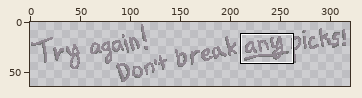
One commit to this pixel-art file: lockdeck/assets/menus/tutorial_text.aseprite. The picture above shows the old version from afar; the outline marks the close-up.
Close-up. Before:
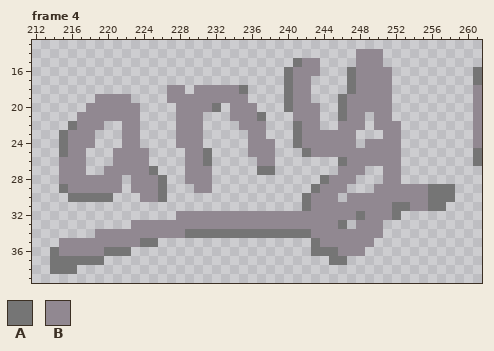
320x64 pixels, 4 frames. Shown: frame 4: x 212..261, y 13..39.
Visible layers, top first: "Layer 2", "Layer 1".
Palette (. is transparent): A #757575  B #918891
Pixels before, frame 4, first column x 214:
14 ..................................BBB...........
15 ...........................ABB....BBB...........
16 ..........................ABBB...ABBBB.........A
17 ..........................ABB....ABBBB.........A
18 .............BB.BBBBBA....ABB....ABBBB.........B
19 .....BBBB....BBBBBBBBB....ABB...ABBBBB.........B
20 ....BBBBBB....BBBBA.BBB...ABBB..ABBBBB.........B
21 ...BBBBBBB....BBB...BBBA...BBB..ABB.BB.........B
22 ..ABBB..BB....BBB....BBB...ABB..BBB.BBB........B
23 .ABBB...BB....BBB.....BB...ABBBBBB...BB........B
24 .ABBB...BB....BBB.....BBB..ABBBBBB.BBBB........B
25 .ABB...BBBB....BBA....BBB...ABBBBBBBBBB........A
26 .BBB...BBBB....BBA.....BB.......ABBBBBB........A
27 .BBB..BBBBBA...BBB.....AA.......BBB..BB.........
28 .BBBBBBB.BBBA..BBB............ABBB...BB.........
29 .ABBBBBB.BBBA...BB...........ABBB...BBBBBBAAA...
30 ..AAAAA...BBA...............ABBB.BBBBBBBBBAAA...
31 ............................ABBBBBBBBBAABBAA....
32 ..............BBBBBBBBBBBBBBBBBBBBABBBA.........
33 .........BBBBBBBBBBBBBBBBBBBBBBBA.BBB...........
34 .....BBBBBBBBBBAAAAAAAAAAAAAABBBBBBBB...........
35 .BBBBBBBBBAA.................ABBBBBB............
36 ABBBBBAAA....................AAABBB.............
37 AAAAAA.........................AA...............
38 AAA.............................................
After the commit:
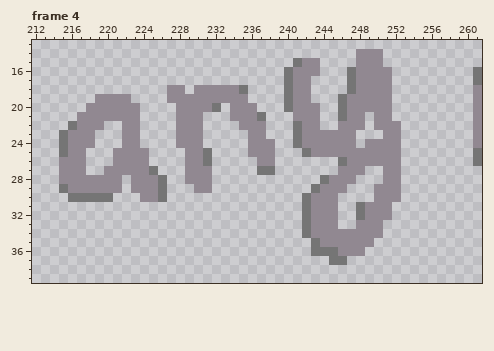
The edit:
Frame 4, layers "Layer 2", "Layer 1":
The author changed colour B to colour A in row 31 at x 248; in rows 32 to 33 at x 242.
The edit erases colour A in rows 29 to 30 at x 256 to 258; in row 31 at x 252 to 253 and 256 to 257; in row 32 at x 252; in row 33 at x 246; in row 34 at x 229 to 241; in row 35 at x 224 to 225.
The edit erases colour A in row 36 at x 214 and 220 to 222; in row 37 at x 214 to 219; in row 38 at x 214 to 216.
The edit erases colour B in row 29 at x 253 to 255; in row 30 at x 247 to 249 and 253 to 255; in row 31 at x 246 to 247 and 254 to 255; in row 32 at x 228 to 241 and 246 to 247; in row 33 at x 223 to 241; in row 34 at x 219 to 228.
The edit erases colour B in row 35 at x 215 to 223; in row 36 at x 215 to 219.
Where, in picture pixels (left, top, right, bottom), the same in both close-ups:
changed: (50, 184, 455, 274)
